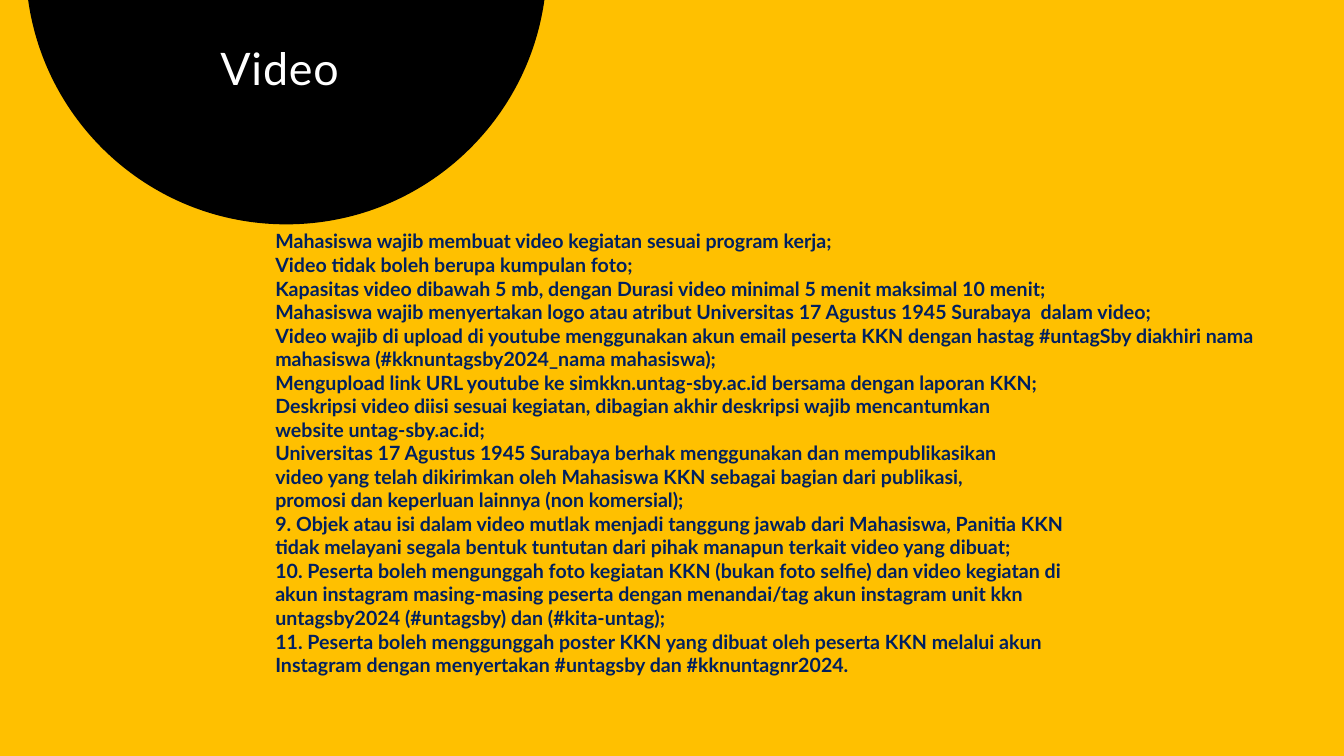
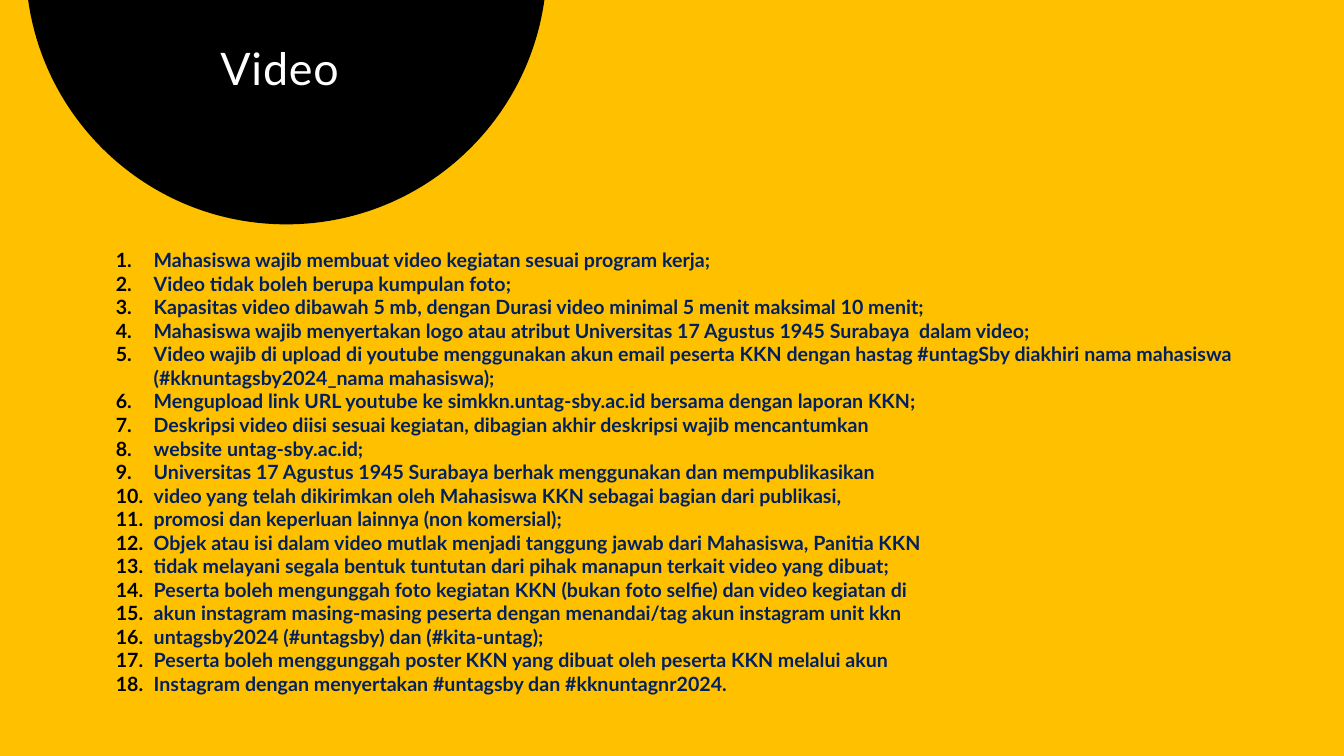
Before and after one commit to chariotofthesun/kkngenap2024, a slide deck: slide 9 of petunjuk teknis luaran kkn untag sby.pptx. Drawn at 1344x756 pixels with LibreOffice and Linux fonts; fonts in the diff are those of the drawing. Boxes give left, top, right and bottom in pixels: in the first picture for what was removed or moved away, otherwise in the second. Text is boxed around its words. In the diff, an @@ line names an element or a change of style, - is before the commit and + after.

Commit message:
Add files via upload
Penambahan juknis  video dan poster

```diff
--- a/petunjuk teknis luaran kkn untag sby.pptx
+++ b/petunjuk teknis luaran kkn untag sby.pptx
@@ text "Mahasiswa wajib membuat video kegiatan ...": place and size @@
-text "Mahasiswa wajib membuat video kegiatan ..." at [275, 233, 1253, 676]
+text "Mahasiswa wajib membuat video kegiatan ..." at [154, 252, 1231, 695]
@@ text at [154, 252, 1231, 695]: bullet none to 1. @@
@@ text at [154, 535, 920, 554]: text changed @@
-9. Objek atau isi dalam video mutlak menjadi tanggung jawab dari Mahasiswa, Panitia KKN
+12. Objek atau isi dalam video mutlak menjadi tanggung jawab dari Mahasiswa, Panitia KKN
@@ text at [154, 582, 907, 601]: text changed @@
-10. Peserta boleh mengunggah foto kegiatan KKN (bukan foto selfie) dan video kegiatan di
+14. Peserta boleh mengunggah foto kegiatan KKN (bukan foto selfie) dan video kegiatan di
@@ text at [154, 652, 888, 671]: text changed @@
-11. Peserta boleh menggunggah poster KKN yang dibuat oleh peserta KKN melalui akun
+17. Peserta boleh menggunggah poster KKN yang dibuat oleh peserta KKN melalui akun
```
Also in this commit, not shown: 1 other slide changed, 1 slide added.
